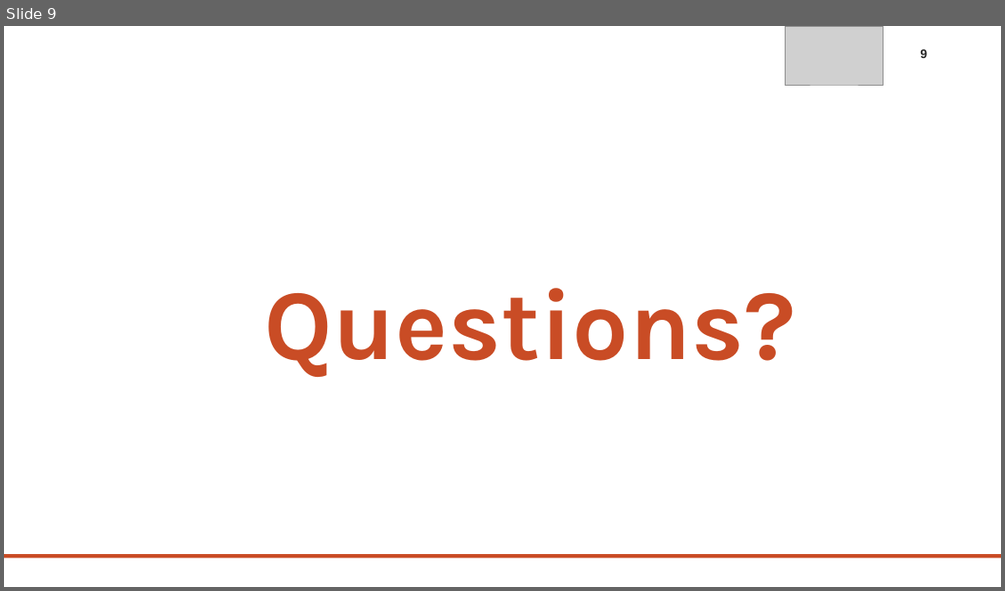
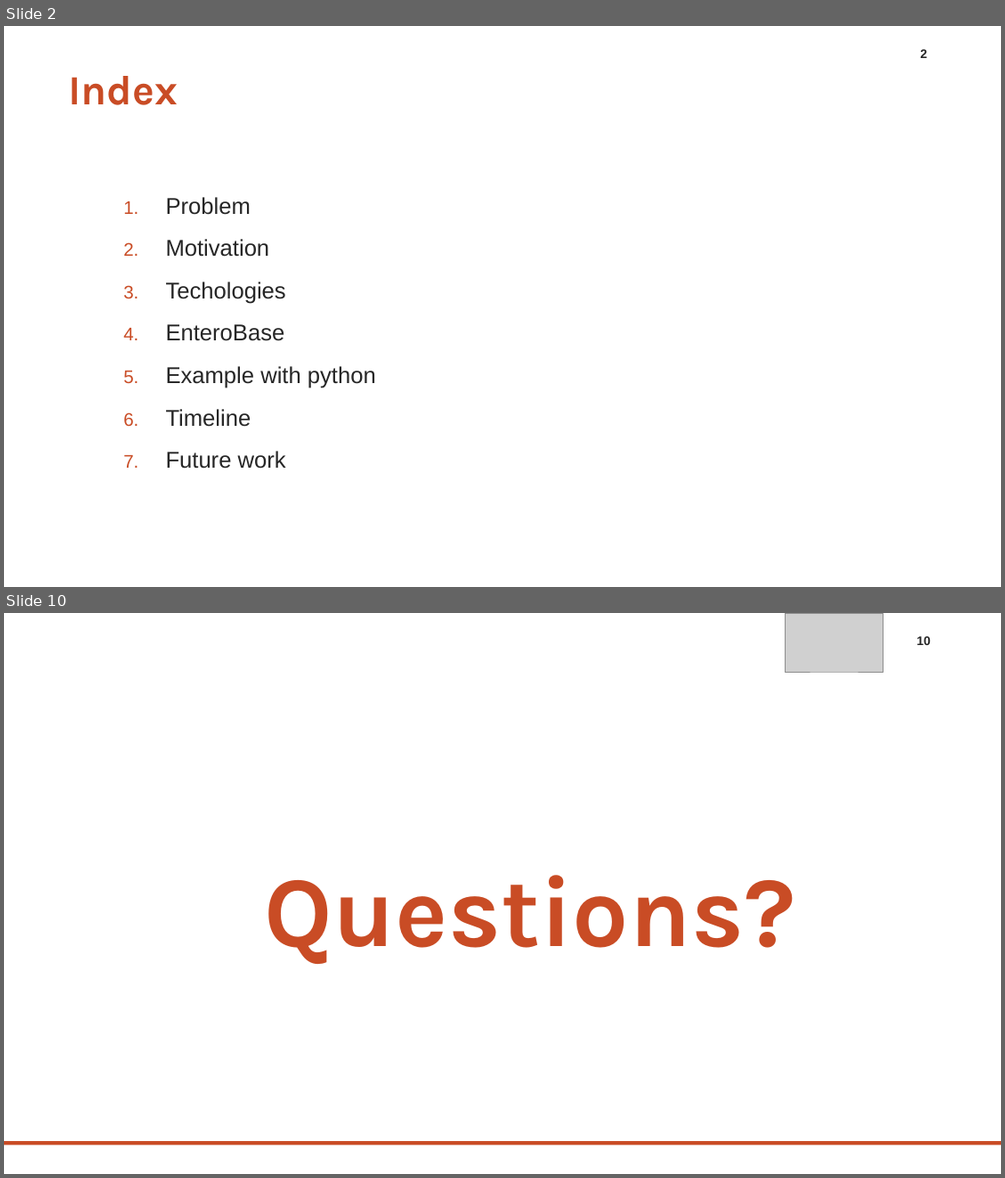
Before and after one commit to LuisFonseca98/Mestrado, a slide deck: AB/Apresentacao/APRESENTACAO_AB.pptx. Shown one above the other, each under a label of ours: slide 9 before the commit, slides 2 and 10 after it; the slides between them are not shown. The pictures are 1005x591 and 1005x1178 pixels, drawn with LibreOffice and Linux fonts; fonts in the diff are those of the drawing; grey boxes stand for pictures; background and template pictures are left out. Boxes give left, top, right and bottom in pixels: in the first picture for what was removed or moved away, otherwise in the second. Text is boxed around its words. In the diff, an @@ line names an element or a change of style, - is before the commit and + after.

```diff
--- a/AB/Apresentacao/APRESENTACAO_AB.pptx
+++ b/AB/Apresentacao/APRESENTACAO_AB.pptx
@@ slide 2 added at (x1=4, y1=26, x2=1001, y2=587), background #FFFFFF @@
@@ page number added at (x1=920, y1=49, x2=927, y2=58), 12 pt, text #262626, bold @@
+2
@@ title added at (x1=69, y1=76, x2=178, y2=105), 40 pt, text #C94C25, bold @@
+Index
@@ text added at (x1=166, y1=197, x2=376, y2=468), 22 pt, text #262626 @@
+1. Problem
+2. Motivation
+3. Techologies
+4. EnteroBase
+5. Example with python
+6. Timeline
+7. Future work
@@ what was slide 9 is now slide 10 @@
@@ page number at (x1=916, y1=636, x2=930, y2=645): text changed @@
-9
+10
```
Also in this commit, not shown: 5 slides changed, 3 other slides added, 3 slides removed, 2 other files.
